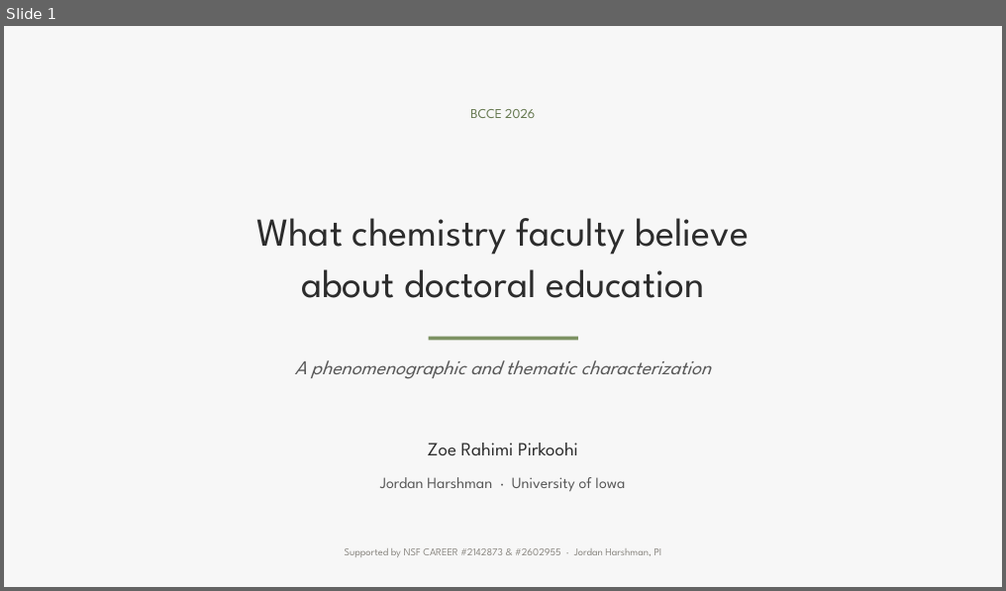
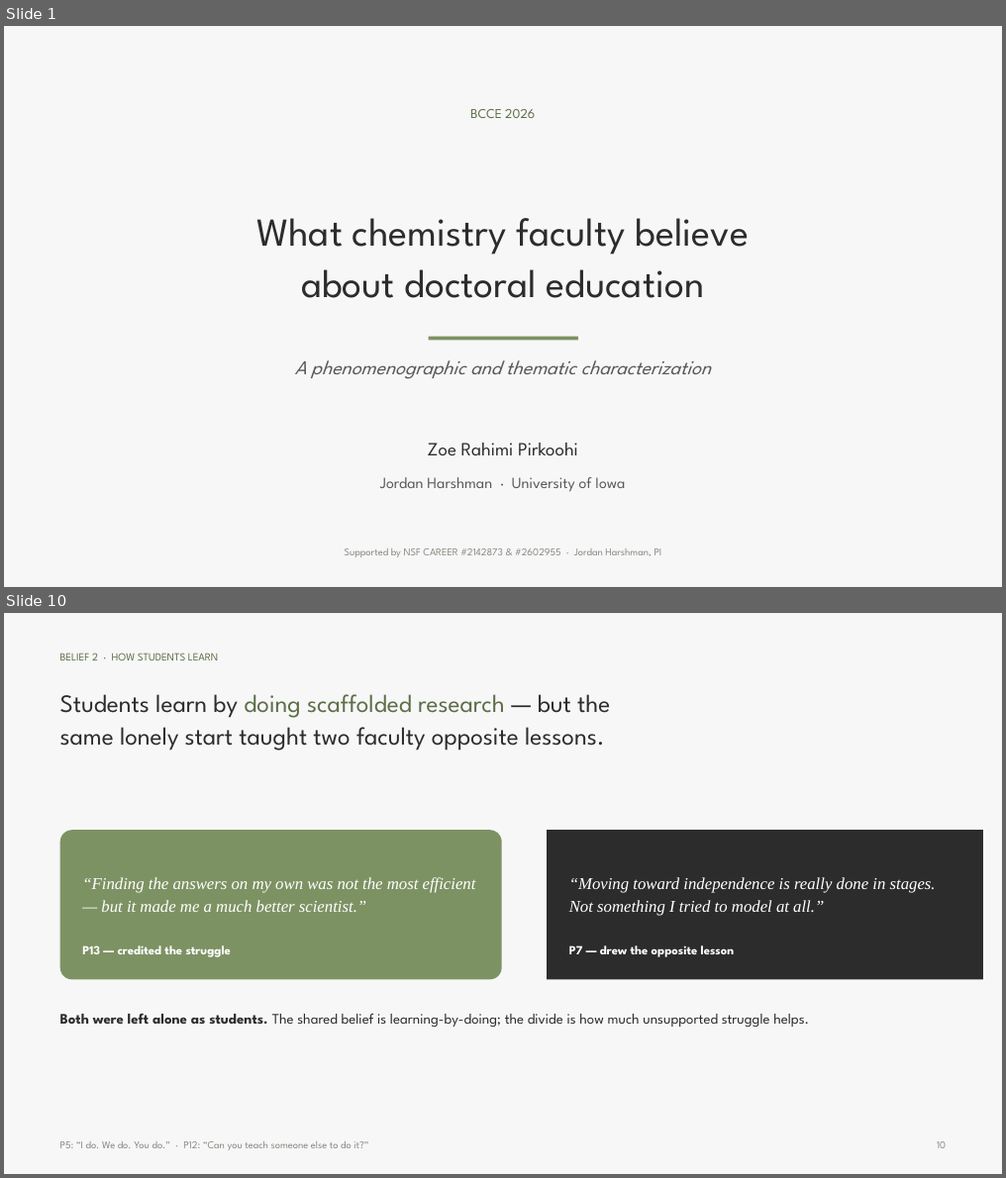
Before and after one commit to 7ahra/resnet_exploration, a slide deck: bcce_2026_faculty_beliefs/BCCE2026_faculty_beliefs.pptx. Shown one above the other, each under a label of ours: slide 1 before the commit, slides 1 and 10 after it; the slides between them are not shown. The pictures are 1006x591 and 1006x1178 pixels, drawn with LibreOffice and Linux fonts; fonts in the diff are those of the drawing; background and template pictures are left out. Boxes give left, top, right and bottom in pixels: in the first picture for what was removed or moved away, otherwise in the second. Text is boxed around its words. In the diff, an @@ line names an element or a change of style, - is before the commit and + after.

```diff
--- a/bcce_2026_faculty_beliefs/BCCE2026_faculty_beliefs.pptx
+++ b/bcce_2026_faculty_beliefs/BCCE2026_faculty_beliefs.pptx
@@ slide 10 added at (x1=4, y1=613, x2=1002, y2=1174), background picture (left out) @@
@@ rectangle added at (x1=4, y1=613, x2=1002, y2=1174), fill #F7F7F7 @@
@@ text added at (x1=60, y1=653, x2=218, y2=661), 10.5 pt, text #5C6E47 @@
+BELIEF 2 · HOW STUDENTS LEARN
@@ text added at (x1=60, y1=694, x2=610, y2=751), 24 pt, text #2C2C2C @@
+Students learn by doing scaffolded research — but the
+same lonely start taught two faculty opposite lessons.
@@ rounded rectangle added at (x1=60, y1=830, x2=502, y2=980), fill #7D9263 @@
@@ rectangle added at (x1=547, y1=830, x2=983, y2=980), fill #2C2C2C @@
@@ text added at (x1=82, y1=877, x2=476, y2=912), 16 pt, text #FFFFFF, italic @@
+“Finding the answers on my own was not the most efficient — but it made me a much better scientist.”
@@ text added at (x1=569, y1=877, x2=936, y2=916), 16 pt, text #FFFFFF, italic @@
+“Moving toward independence is really done in stages. Not something I tried to model at all.”
@@ text added at (x1=82, y1=946, x2=231, y2=958), 12 pt, text #FFFFFF, bold @@
+P13 — credited the struggle
@@ text added at (x1=569, y1=946, x2=735, y2=958), 12 pt, text #FFFFFF, bold @@
+P7 — drew the opposite lesson
@@ text added at (x1=60, y1=1013, x2=809, y2=1027), 14 pt, text #2C2C2C @@
+Both were left alone as students. The shared belief is learning-by-doing; the divide is how much unsupported struggle helps.
@@ text added at (x1=60, y1=1142, x2=368, y2=1151), 10 pt, text #8C8983 @@
+P5: “I do. We do. You do.” · P12: “Can you teach someone else to do it?”
@@ text added at (x1=937, y1=1142, x2=945, y2=1149), 10 pt, text #8C8983 @@
+10
```
Also in this commit, not shown: 9 other slides changed, 4 other slides added, 6 slides removed, 3 other files.
